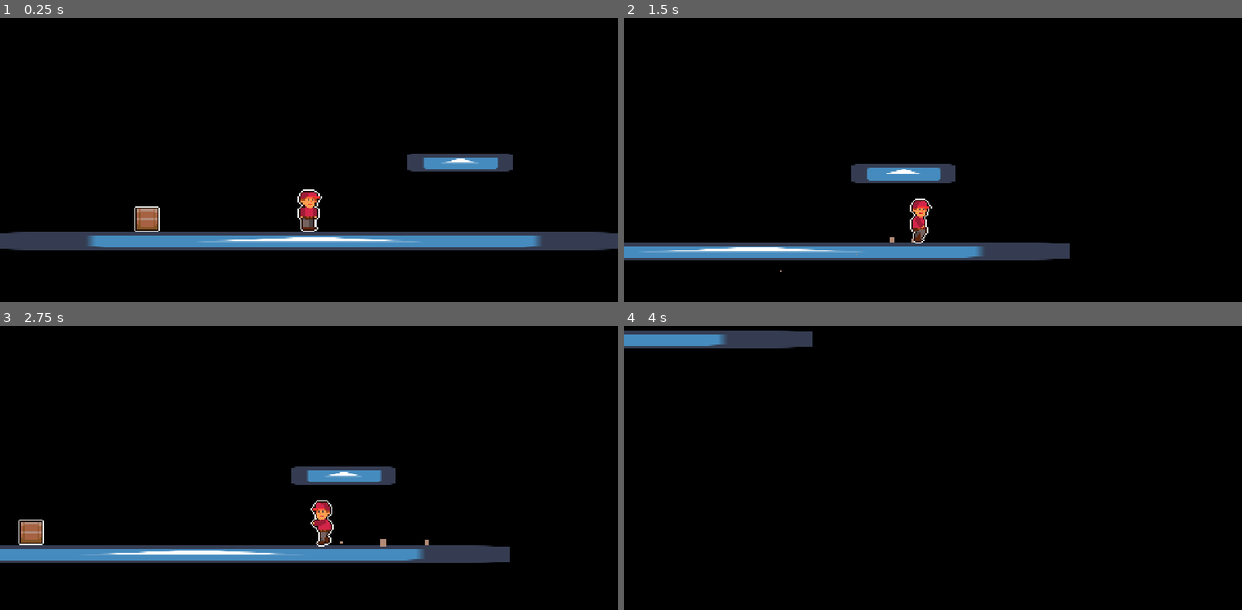
Above: before the commit, frames 1-4 (two rows, left to right).
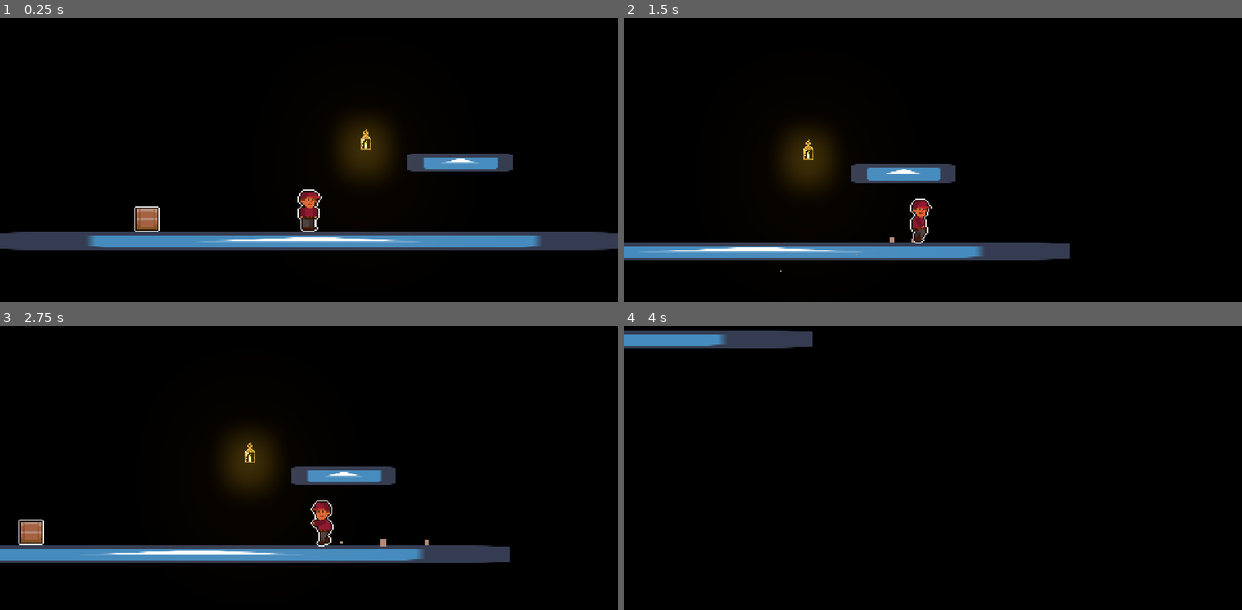
Above: after the commit, the same moments.

Repository: RemyIsCool/Carrying-Thing-Game
Game: Godot game, scene res://Scenes/TestScene.tscn
Two runs of this game, one before a commit and one after it. Both use one fixed random seed, a clock stepped at 60 frames per second and the inputs below. The engine's default icon, where the game draws it, is replaced by a stand-in: a white triangle on a blue panel in a dark square.
Inputs:
- Up to frame 1 (0.25 s): no input
- Up to frame 2 (1.5 s): hold D (right) from 0.53 s (still down); tap Space (pick_up_throw) at 0.6, 1.35 s; tap W (jump) at 0.77 s
- Up to frame 3 (2.75 s): tap W (jump) at 1.52 s; release D (right) at 2.03 s; hold A (left) from 2.03 s (still down); tap Space (pick_up_throw) at 2.1 s
- Up to frame 4 (4 s): release A (left) at 2.78 s; hold D (right) from 2.78 s (still down); tap Space (pick_up_throw) at 2.85, 3.6 s; tap W (jump) at 3.02, 3.77 s

The runs differ from the first frame. In frame 1, 2.1% of the frame differs, in the area x 48-64%, y 35-76%; in frame 2, 2.0%; in frame 3, 2.1%; in frame 4, less than 0.1%.

Commit message:
Added some art stuff

Diff:
--- /dev/null
+++ b/Scenes/Enviornment.tres
@@ -0,0 +1,8 @@
+[gd_resource type="Environment" format=2]
+
+[resource]
+background_mode = 4
+glow_enabled = true
+glow_blend_mode = 1
+glow_bicubic_upscale = true
+glow_high_quality = true
--- a/Scenes/Player.gd
+++ b/Scenes/Player.gd
@@ -24,7 +24,10 @@
 
 func _physics_process(delta: float) -> void:
 	if Input.get_axis("left", "right") == 0 and is_on_floor():
-		$SpritesheetAnimation.change_animation(preload("res://Assets/PlayerIdle.png"), 8, 1)
+		if holding:
+			$SpritesheetAnimation.change_animation(preload("res://Assets/IdleBox.png"), 8, 1)
+		else:
+			$SpritesheetAnimation.change_animation(preload("res://Assets/PlayerIdle.png"), 8, 1)
 	if Input.get_axis("left", "right") != 0 and is_on_floor():
 		if holding:
 			$SpritesheetAnimation.change_animation(preload("res://Assets/RunBox.png"), 8, 1)
--- a/Scenes/Player.tscn
+++ b/Scenes/Player.tscn
@@ -55,7 +55,6 @@
 script = ExtResource( 2 )
 
 [node name="SpritesheetAnimation" parent="." instance=ExtResource( 3 )]
-modulate = Color( 1.5, 1.5, 1.5, 1 )
 position = Vector2( 0, 16 )
 z_index = 4096
 texture = ExtResource( 1 )
--- a/Scenes/TestScene.tscn
+++ b/Scenes/TestScene.tscn
@@ -1,10 +1,12 @@
-[gd_scene load_steps=7 format=2]
+[gd_scene load_steps=9 format=2]
 
 [ext_resource path="res://Scenes/Player.tscn" type="PackedScene" id=1]
 [ext_resource path="res://icon.png" type="Texture" id=2]
 [ext_resource path="res://Scenes/Box.tscn" type="PackedScene" id=3]
 [ext_resource path="res://Scenes/PinJoint.gd" type="Script" id=4]
 [ext_resource path="res://Scenes/Camera.gd" type="Script" id=5]
+[ext_resource path="res://Scenes/Enviornment.tres" type="Environment" id=6]
+[ext_resource path="res://Assets/Lantern.png" type="Texture" id=7]
 
 [sub_resource type="RectangleShape2D" id=1]
 extents = Vector2( 32, 32 )
@@ -48,3 +50,11 @@
 [node name="Camera" type="Camera2D" parent="."]
 current = true
 script = ExtResource( 5 )
+
+[node name="WorldEnvironment" type="WorldEnvironment" parent="."]
+environment = ExtResource( 6 )
+
+[node name="Lantern" type="Sprite" parent="."]
+modulate = Color( 3, 2.5, 1, 1 )
+position = Vector2( 263, 153 )
+texture = ExtResource( 7 )
--- a/default_env.tres
+++ b/default_env.tres
@@ -3,6 +3,4 @@
 [sub_resource type="ProceduralSky" id=1]
 
 [resource]
-background_mode = 4
 background_sky = SubResource( 1 )
-glow_enabled = true
--- a/project.godot
+++ b/project.godot
@@ -81,4 +81,3 @@
 
 2d/snapping/use_gpu_pixel_snap=true
 environment/default_clear_color=Color( 0, 0, 0, 1 )
-environment/default_environment="res://default_env.tres"
Not shown, added: Assets/IdleBox.png.import
Binary file added: Assets/Lantern.png
Not shown, added: Assets/Lantern.png.import
Binary file changed: Assets/TileSet.png
